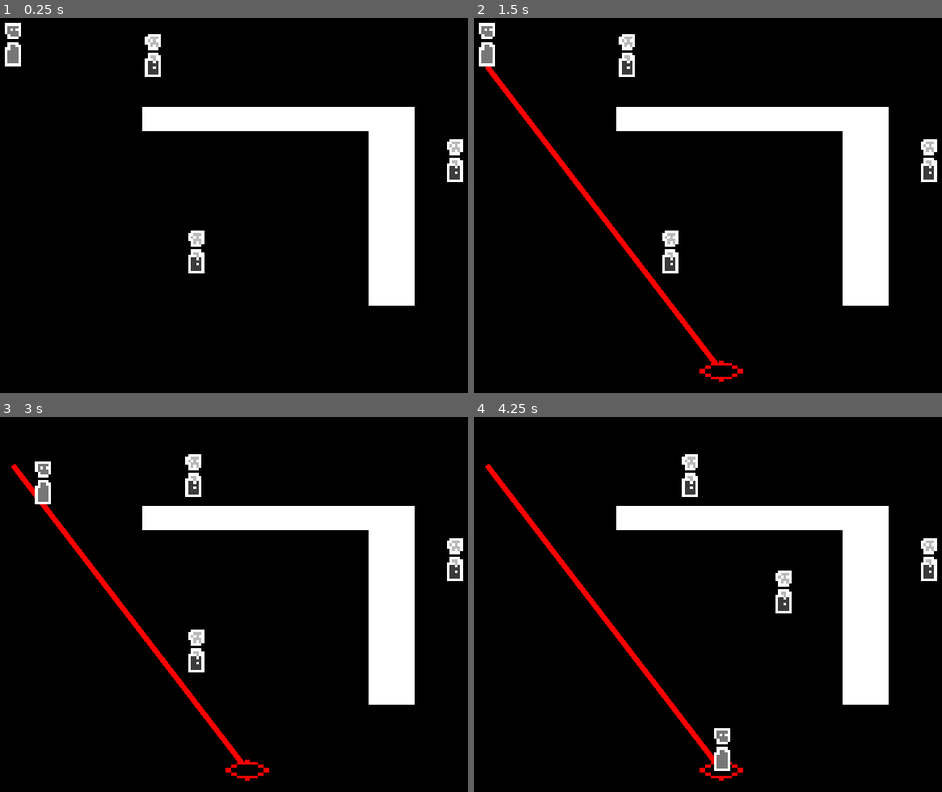
Above: before the commit, frames 1-4 (two rows, left to right).
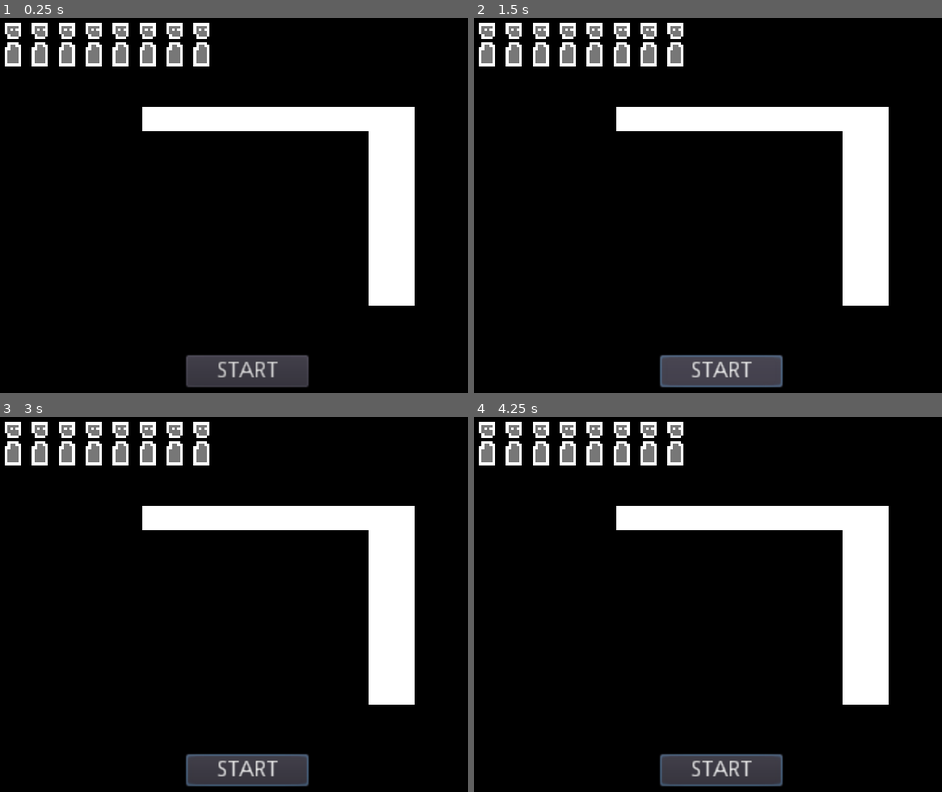
Above: after the commit, the same moments.

Repository: matvmm/the-bite-plan
Game: Godot game, scene res://scenes/main.tscn
Two runs of this game, one before a commit and one after it. Both use one fixed random seed, a clock stepped at 60 frames per second and the inputs below.
Inputs (mouse positions are in pixels of both pictures, inside the frame that each line leads up to):
- Up to frame 1 (0.25 s): no input
- Up to frame 2 (1.5 s): click (722, 370) at 0.5 s, where only the run after the commit has a clickable "START"; click (722, 370) at 1.25 s, where only the run after the commit has a clickable "START"
- Up to frame 3 (3 s): click (248, 769) at 2 s, where only the run after the commit has a clickable "START"; tap Enter (ui_accept) at 2.75 s; move the mouse to (360, 585) at 2.77 s; hold S (SET_POINT) from 2.78 s (still down); click (360, 585) at 2.92 s
- Up to frame 4 (4.25 s): tap Enter (ui_accept) at 3.02, 3.05, 3.32, 3.6, 3.77, 4.07 s; move the mouse to (619, 623) at 3.52 s; release S (SET_POINT) at 3.53 s; click (619, 623) at 3.67 s; tap S (SET_POINT) at 3.8 s

The runs differ from the first frame. In frame 1, 5.5% of the frame differs, in the area x 6-99%, y 1-99%; in frame 2, 6.7%; in frame 3, 7.4%, in the area x 1-99%, y 1-99%; in frame 4, 7.4%.

Commit message:
added select zombie (WIP)

Diff:
--- a/scenes/main.tscn
+++ b/scenes/main.tscn
@@ -50,45 +50,52 @@
 [node name="plan_points" type="Node2D" parent="."]
 script = ExtResource( 4 )
 
-[node name="Line2D" type="Line2D" parent="plan_points"]
-points = PoolVector2Array( 4, -91 )
-width = 2.0
-default_color = Color( 1, 0, 0, 1 )
-
 [node name="YSort" type="YSort" parent="."]
 
 [node name="base_zombie" parent="YSort" instance=ExtResource( 1 )]
 position = Vector2( -87, -52 )
 
+[node name="base_zombie2" parent="YSort" instance=ExtResource( 1 )]
+position = Vector2( -77, -52 )
+
+[node name="base_zombie3" parent="YSort" instance=ExtResource( 1 )]
+position = Vector2( -67, -52 )
+
+[node name="base_zombie4" parent="YSort" instance=ExtResource( 1 )]
+position = Vector2( -57, -52 )
+
+[node name="base_zombie5" parent="YSort" instance=ExtResource( 1 )]
+position = Vector2( -47, -52 )
+
+[node name="base_zombie6" parent="YSort" instance=ExtResource( 1 )]
+position = Vector2( -37, -52 )
+
+[node name="base_zombie7" parent="YSort" instance=ExtResource( 1 )]
+position = Vector2( -27, -52 )
+
+[node name="base_zombie8" parent="YSort" instance=ExtResource( 1 )]
+position = Vector2( -17, -52 )
+
 [node name="base_human" parent="YSort" instance=ExtResource( 2 )]
-position = Vector2( 77, -9 )
-speed = 10.0
+position = Vector2( 154, 110 )
 
 [node name="reactionArea" parent="YSort/base_human" instance=ExtResource( 3 )]
 
-[node name="targetPositionVisual" parent="YSort/base_human/reactionArea" index="1"]
-position = Vector2( 40, -4 )
+[node name="1" type="Node2D" parent="YSort/base_human/reactionArea/targetPositionVisual" index="0"]
+position = Vector2( 34, -21 )
 
-[node name="base_human2" parent="YSort" instance=ExtResource( 2 )]
-position = Vector2( -19, 25 )
+[node name="2" type="Node2D" parent="YSort/base_human/reactionArea/targetPositionVisual" index="1"]
+position = Vector2( 40, 20 )
 
-[node name="reactionArea" parent="YSort/base_human2" instance=ExtResource( 3 )]
+[node name="3" type="Node2D" parent="YSort/base_human/reactionArea/targetPositionVisual" index="2"]
+position = Vector2( 113, 29 )
 
-[node name="targetPositionVisual" parent="YSort/base_human2/reactionArea" index="1"]
-position = Vector2( 42, -22 )
-
-[node name="base_human3" parent="YSort" instance=ExtResource( 2 )]
-position = Vector2( -35, -48 )
-
-[node name="reactionArea" parent="YSort/base_human3" instance=ExtResource( 3 )]
-
-[node name="targetPositionVisual" parent="YSort/base_human3/reactionArea" index="1"]
-position = Vector2( 67, 40 )
+[node name="4" type="Node2D" parent="YSort/base_human/reactionArea/targetPositionVisual" index="3"]
+position = Vector2( 112, -76 )
 
 [node name="CanvasLayer" type="CanvasLayer" parent="."]
 
 [node name="Button" type="Button" parent="CanvasLayer"]
-visible = false
 anchor_left = 0.5
 anchor_top = 1.0
 anchor_right = 0.5
@@ -100,5 +107,3 @@
 text = "START"
 
 [editable path="YSort/base_human/reactionArea"]
-[editable path="YSort/base_human2/reactionArea"]
-[editable path="YSort/base_human3/reactionArea"]
--- a/scenes/zombies/base_zombie.tscn
+++ b/scenes/zombies/base_zombie.tscn
@@ -8,6 +8,7 @@
 
 [node name="base_zombie" type="KinematicBody2D"]
 collision_layer = 4
+input_pickable = true
 script = ExtResource( 2 )
 
 [node name="Sprite" type="Sprite" parent="."]
--- a/scripts/humans/base_human.gd
+++ b/scripts/humans/base_human.gd
@@ -1,26 +1,58 @@
+# -- human.gd -- #
 extends KinematicBody2D
 
-export(float) var speed = 150.0
+export(float) var speed = 5000.0
+
 var target_position: Vector2 = Vector2.ZERO
+var current_queue_num: int = 0
+var start_position: Vector2 = Vector2.ZERO
+var target_queue: Array = []
 var has_target: bool = false
+
+onready var sprite = $Sprite
+
+signal endTurn
 
 
 func _ready():
 	add_to_group("human")
+	start_position = global_position
 
-func _process(delta):
-	if has_target:
-		var dir: Vector2 = (target_position - global_position).normalized()
-		var vel: Vector2 = dir * speed
+func _physics_process(delta):
+	if !has_target || !target_queue.size() > 0: return
 
-		vel = move_and_slide(vel)
+	if target_queue.size()-1 >= current_queue_num:
+		target_position = target_queue[current_queue_num]
+	else:
+		has_target = false
+		reset_target_queue()
+		emit_signal("endTurn")
+		return
 
-		if is_on_wall():
-			has_target = false
+	var dir: Vector2 = (target_position - global_position).normalized()
+	var vel: Vector2 = dir * speed * delta
 
-		if position.distance_to(target_position) < 2.0:
-			has_target = false
+	vel = move_and_slide(vel)
 
-func set_target(new_target: Vector2):
-	target_position = new_target
+	sprite.flip_h = true if vel.x < 0.0 else false
+
+	if is_on_wall():
+		has_target = false
+
+	# position = position.move_toward(target_position, speed * delta)
+
+	if global_position.distance_to(target_position) < 2.0:
+		current_queue_num += 1
+		# has_target = false
+
+func reset_target_queue():
+	has_target = false
+	current_queue_num = 0
+	global_position = start_position
+
+func start_movement():
+	if !target_queue.size() > 0: return
 	has_target = true
+
+func add_target(new_target: Vector2):
+	target_queue.append(new_target)
--- a/scripts/humans/modules/reactionArea.gd
+++ b/scripts/humans/modules/reactionArea.gd
@@ -2,10 +2,13 @@
 # |- Area2D
 # |- |- CollisionShape2D
 # |- Node2D (visual target position) (optional)
+# |- |- Node2D (1 target)
+# |- |- Node2D (2 target)
+# |- |- ... (3-99 target)
 extends Node2D
 
 export(String) var reactTo = "zombie"
-export(Vector2) var reactTargetPosition = Vector2.ZERO
+export(Array) var reactTargetQueue = []
 export(NodePath) var targetPositionVisualPath
 
 onready var area = $Area2D
@@ -15,10 +18,20 @@
 
 
 func _ready():
-	if targetPositionVisual: reactTargetPosition = targetPositionVisual.global_position
+	if targetPositionVisual:
+		for i in targetPositionVisual.get_children():
+			reactTargetQueue.append(i.global_position)
+			i.queue_free()
 
+	host.target_queue = reactTargetQueue.duplicate()
+	if host.has_signal("endTurn"): host.connect("endTurn", self, "_host_end_turn")
 	area.connect("body_entered", self, "_on_body_entered")
 
 func _on_body_entered(body: Node2D):
 	if body.is_in_group(reactTo) && host != body:
-		if host.has_method("set_target"): host.set_target(reactTargetPosition)
+		if host.has_method("start_movement"):
+			host.start_movement()
+			area.monitoring = false
+
+func _host_end_turn():
+	area.monitoring = true
--- a/scripts/plan_point.gd
+++ b/scripts/plan_point.gd
@@ -1,3 +1,4 @@
+# -- plan_point.gd -- #
 extends Sprite
 
 onready var tween = $Tween
--- a/scripts/plan_points.gd
+++ b/scripts/plan_points.gd
@@ -1,9 +1,19 @@
+# -- plan_points.gd -- #
 extends Node2D
 
 var line: Line2D
 
 
 func _ready():
+	create_line()
+
+func add_lines(posArray: Array):
+	line.points = posArray
+
+func remove_lines():
+	line.points = PoolVector2Array()
+
+func create_line():
 	line = Line2D.new()
 	line.z_index = -2
 	line.width = 2.0
@@ -11,9 +21,3 @@
 	line.antialiased = false
 
 	add_child(line)
-
-func add_lines(posArray: Array):
-	line.points = posArray
-
-func remove_lines():
-	line.points = PoolVector2Array()
--- a/scripts/zombies/base_zombie.gd
+++ b/scripts/zombies/base_zombie.gd
@@ -1,7 +1,7 @@
 # -- base_zombie.gd -- #
 extends KinematicBody2D
 
-export(float) var speed = 100.0
+export(float) var speed = 3500.0
 export(String) var planPointScenePath = "res://scenes/plan_point.tscn"
 
 var target_position: Vector2 = Vector2.ZERO
@@ -9,6 +9,9 @@
 var start_position: Vector2 = Vector2.ZERO
 var target_queue: Array = []
 var has_target: bool = false
+var selected: bool = false
+
+onready var sprite = $Sprite
 
 onready var plan_points: Node2D = get_tree().current_scene.get_node_or_null("plan_points")
 
@@ -25,29 +28,53 @@
 	else:
 		has_target = false
 		print("I finished :) .")
-		reset_target_queue()
+		reset_movement()
 		return
 
 	var dir: Vector2 = (target_position - global_position).normalized()
-	var vel: Vector2 = dir * speed
+	var vel: Vector2 = dir * speed * delta
 
 	vel = move_and_slide(vel)
 
+	sprite.flip_h = true if vel.x < 0.0 else false
+
 	if is_on_wall():
 		has_target = false
+		reset_target_queue()
 		print("Zombie " + self.name + "says: 'I DONT KNOW HOW TO WALK AROUND THE WALL!!!!!!! >:('.")
+		return
 
 	# position = position.move_toward(target_position, speed * delta)
 
-	if position.distance_to(target_position) < 2.0:
+	if global_position.distance_to(target_position) < 2.0:
 		current_queue_num += 1
 		# has_target = false
 
-func _input(event):
-	if Input.is_key_pressed(KEY_ENTER): start_movement()
-	if Input.is_action_just_pressed("SET_POINT"):
-		if !has_target:
-			add_target(get_global_mouse_position())
+#func _unhandled_input(event):
+#	if event.is_action_pressed("ui_accept"):
+#		start_movement()
+#	if !selected: return
+#	if event.is_action_pressed("SET_POINT"):
+#		add_target(get_global_mouse_position())
+
+func _unhandled_input(event):
+	if event.is_action_pressed("ui_accept"):
+		start_movement()
+		return
+	if !selected: return
+	if not event.is_action_pressed("SET_POINT"): return
+
+	var hits = get_world_2d().direct_space_state.intersect_point(get_global_mouse_position())
+	for i in hits:
+		if i.collider.is_in_group("zombie"):
+			return
+
+	add_target(get_global_mouse_position())
+
+func reset_movement():
+	has_target = false
+	current_queue_num = 0
+	global_position = start_position
 
 func reset_target_queue():
 	has_target = false
@@ -60,6 +87,7 @@
 	global_position = start_position
 
 func start_movement():
+	if !target_queue.size() > 0: return
 	has_target = true
 
 func add_target(new_target: Vector2):
@@ -74,3 +102,28 @@
 		plan_point.create_point(new_target)
 
 	print("Added new target point: " + str(new_target))
+
+func remove_target(target: Vector2):
+	target_queue.remove(target_queue.find(target))
+	for i in get_tree().get_nodes_in_group("plan point"):
+		if i.global_position == target: i.queue_free()
+	plan_points.line.points.remove(plan_points.line.points.find(target))
+
+	print("Removed target point: " + str(target))
+
+func _input_event(viewport, event, shape_idx):
+	if event is InputEventMouseButton and event.pressed and event.is_action("SET_POINT"):
+		get_tree().set_input_as_handled()
+		if selected: unselect()
+		else: select()
+
+func select():
+	selected = true
+	sprite.modulate.b = 0.5
+	for i in get_tree().get_nodes_in_group("zombie"):
+		if i != self: i.unselect()
+
+func unselect():
+	selected = false
+	sprite.modulate.b = 1.0
+#	if target_queue.size() > 0: remove_target(target_queue[target_queue.size()-1])
